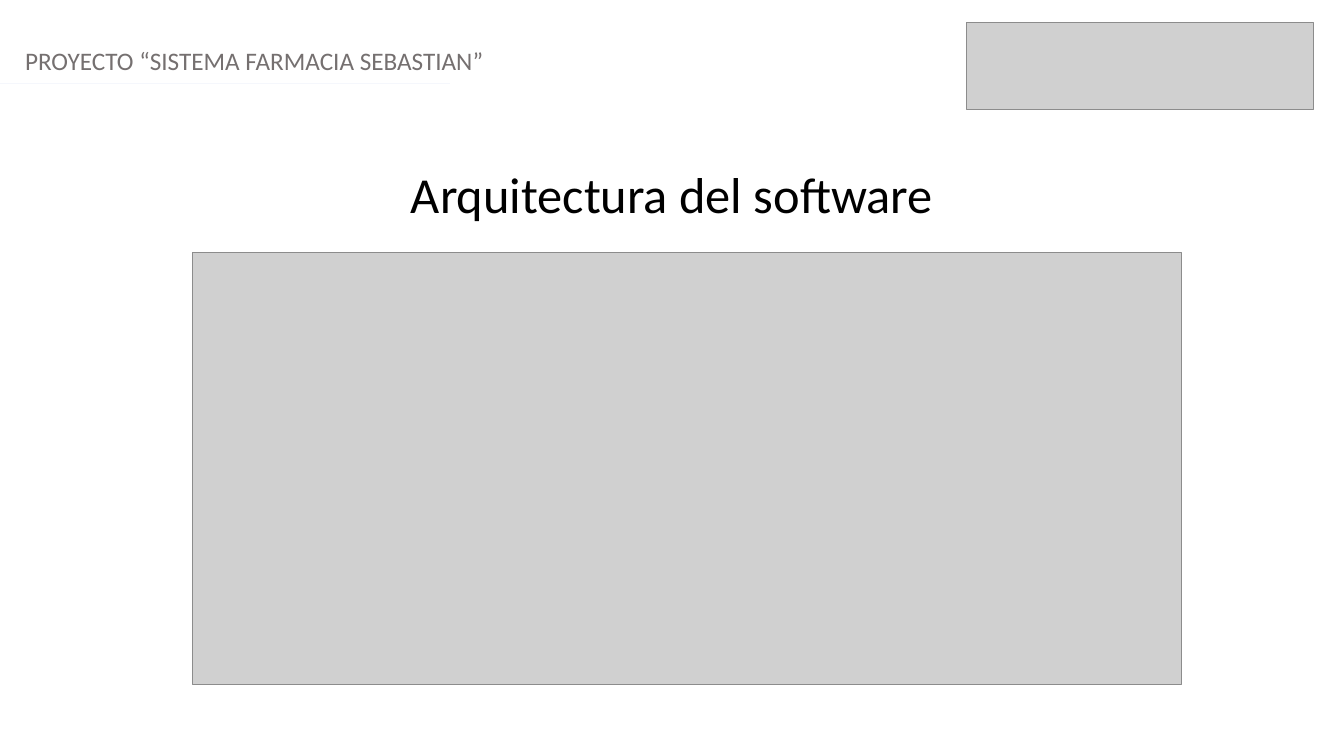
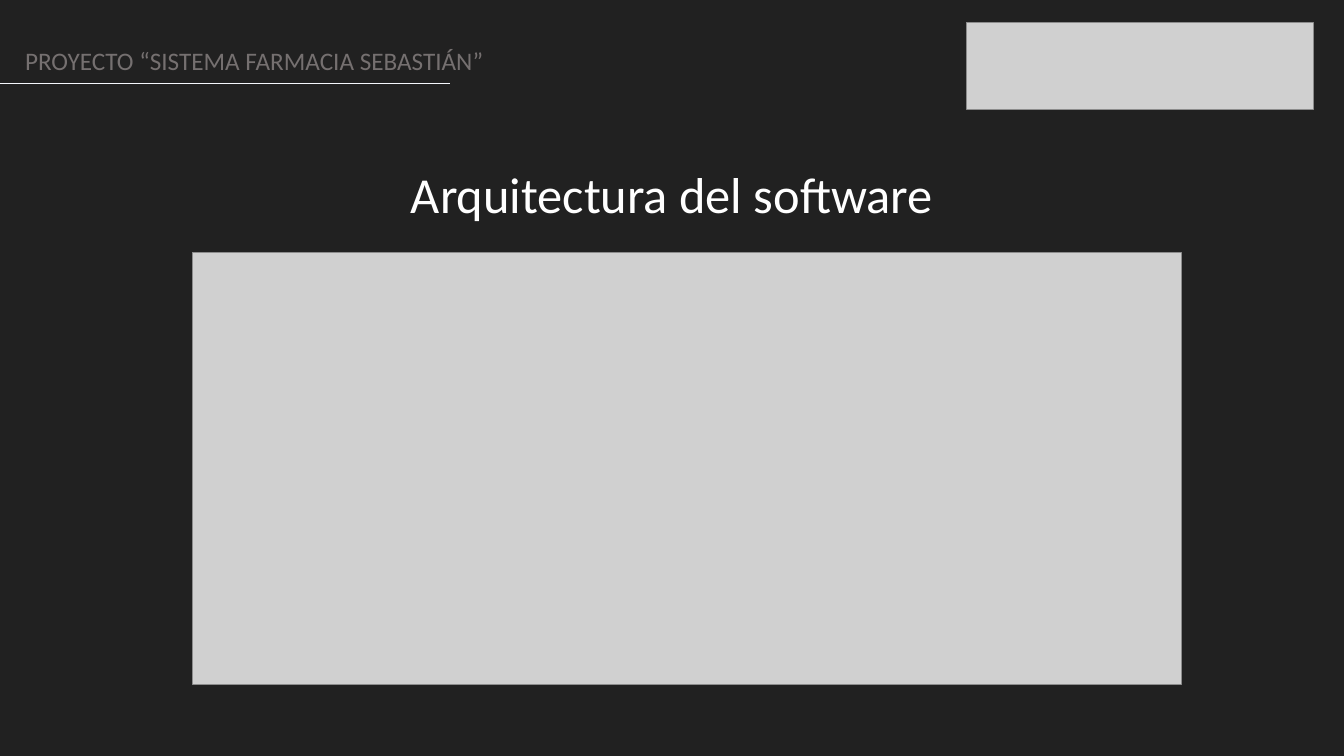
Before and after one commit to dacamposk1/capstone_grupo2, a slide deck: slide 8 of Fase 3/Evidencias Grupales/Presentación Final del proyecto (Español).pptx. Drawn at 1344x756 pixels with LibreOffice and Linux fonts; fonts in the diff are those of the drawing; grey boxes stand for pictures. Boxes give left, top, right and bottom in pixels: in the first picture for what was removed or moved away, otherwise in the second. Text is boxed around its words. In the diff, an @@ line names an element or a change of style, - is before the commit and + after.

```diff
--- a/Fase 3/Evidencias Grupales/Presentación Final del proyecto (Español).pptx
+++ b/Fase 3/Evidencias Grupales/Presentación Final del proyecto (Español).pptx
@@ background #FFFFFF to #212121 @@
@@ text at <box>25,50,483,70</box>: text changed @@
-PROYECTO “SISTEMA FARMACIA SEBASTIAN”
+PROYECTO “SISTEMA FARMACIA SEBASTIÁN”
@@ text "Arquitectura del software" at <box>411,178,933,221</box>: text colour #000000 to #FFFFFF @@
```
Also in this commit, not shown: 13 other slides changed.
